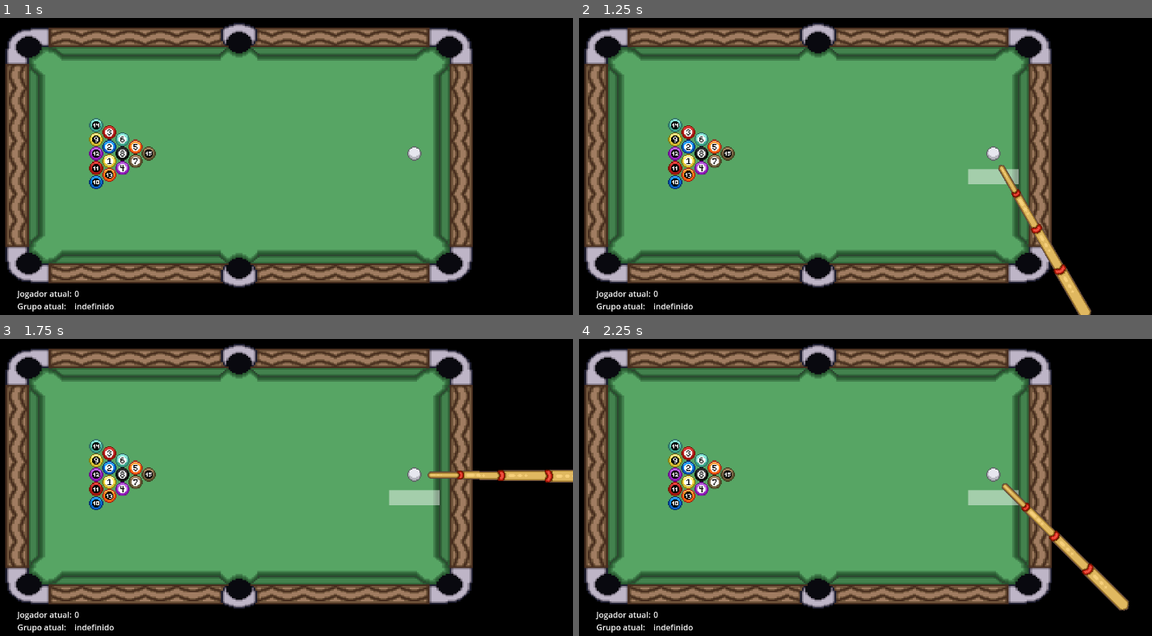
Above: before the commit, frames 1-4 (two rows, left to right).
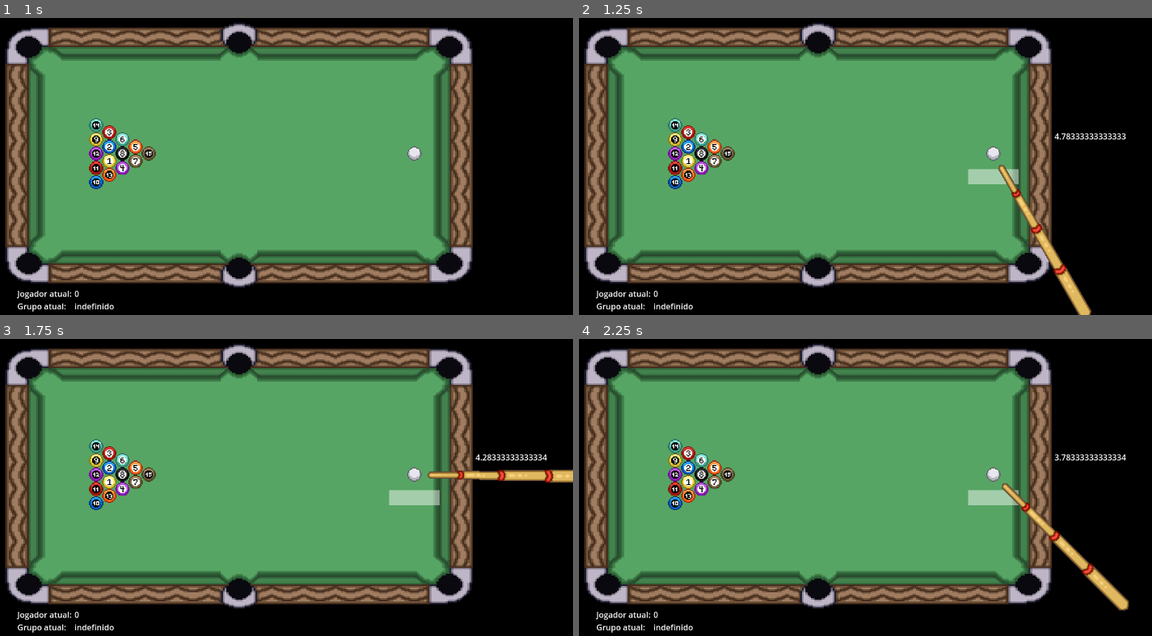
Above: after the commit, the same moments.

Repository: MathiasRLuz/Sinuca--8-Ball-Pool-
Game: Godot game, scene res://scenes/sinuca.tscn
Two runs of this game, one before a commit and one after it. Both use one fixed random seed, a clock stepped at 60 frames per second and the inputs below. This scene is started directly instead of the project's main scene. The engine's default icon, where the game draws it, is replaced by a stand-in: a white triangle on a blue panel in a dark square.
Inputs (mouse positions are in pixels of both pictures, inside the frame that each line leads up to):
- Up to frame 1 (1 s): tap Enter at 0.5 s; move the mouse to (389, 116) at 0.52 s; hold D (right) from 0.53 s (still down); hold E (interact) from 0.53 s (still down); click (389, 116) at 0.67 s; tap Space at 0.77 s
- Up to frame 2 (1.25 s): keep holding D (right); keep holding E (interact)
- Up to frame 3 (1.75 s): move the mouse to (120, 472) at 1.27 s; release D (right) at 1.28 s; release E (interact) at 1.28 s; hold S (down) from 1.28 s (still down); tap E (interact) at 1.35 s; tap Space at 1.52 s
- Up to frame 4 (2.25 s): tap Space at 2 s; move the mouse to (894, 374) at 2.02 s; release S (down) at 2.03 s; hold D (right) from 2.03 s (still down); hold E (interact) from 2.03 s (still down)

Frame 1 is identical in both runs. In frame 2, 0.2% of the frame differs, in the area x 82-96%, y 38-42%; in frame 3, 0.2%; in frame 4, 0.2%.

Commit message:
goblin power

Diff:
--- a/scenes/sinuca.tscn
+++ b/scenes/sinuca.tscn
@@ -12,7 +12,7 @@
 [ext_resource type="Texture2D" uid="uid://dqg6moc8b5dy5" path="res://assets/ball_8.png" id="10_uckew"]
 [ext_resource type="PackedScene" uid="uid://cbxv6x0cfc401" path="res://scenes/slime_power.tscn" id="11_bs7ja"]
 [ext_resource type="PackedScene" uid="uid://dubg246eeb30t" path="res://scenes/skeleton_power.tscn" id="12_0vwkq"]
-[ext_resource type="Shader" path="res://scenes/witch_power.gdshader" id="13_thsul"]
+[ext_resource type="Shader" path="res://shaders/witch_power.gdshader" id="13_thsul"]
 [ext_resource type="PackedScene" uid="uid://bskg6ucyryxht" path="res://scenes/golem_power.tscn" id="14_7rrfr"]
 
 [sub_resource type="StyleBoxFlat" id="StyleBoxFlat_yysmw"]
@@ -32,14 +32,14 @@
 
 [sub_resource type="ShaderMaterial" id="ShaderMaterial_jbkyi"]
 shader = ExtResource("13_thsul")
-shader_parameter/chaos = 500.0
+shader_parameter/chaos = 16.129
 shader_parameter/radius = 1.3
 shader_parameter/attenuation = 5.761
 
 [node name="Sinuca" type="Node" node_paths=PackedStringArray("skeletons")]
 script = ExtResource("1_4cjhd")
 ball_scene = ExtResource("2_g7l3x")
-current_enemy = 7
+current_enemy = 4
 skeletons = [NodePath("SkeletonPower"), NodePath("SkeletonPower2"), NodePath("SkeletonPower3")]
 force_first_player = 1
 
@@ -245,7 +245,19 @@
 visible = false
 position = Vector2(-3939, 138)
 
+[node name="GoblinTimer" type="Label" parent="."]
+visible = false
+z_index = 4
+offset_left = 931.0
+offset_top = 213.0
+offset_right = 1039.0
+offset_bottom = 236.0
+
+[node name="GoblinPower" type="Timer" parent="."]
+one_shot = true
+
 [connection signal="shoot" from="Taco" to="." method="_on_taco_shoot"]
+[connection signal="timeout" from="GoblinPower" to="." method="_on_goblin_power_timeout"]
 
 [editable path="SkeletonPower"]
 [editable path="SkeletonPower2"]
--- a/scripts/global_data.gd
+++ b/scripts/global_data.gd
@@ -28,7 +28,7 @@
 		EnemyDififultyVariables.crit6 : 1000,
 	},
 
-	Npcs.GOLEM : {
+	Npcs.GOBLIN : {
 		EnemyDififultyVariables.power_probability : 1,
 		EnemyDififultyVariables.force_scale : 1,
 		EnemyDififultyVariables.precision : 1,
--- a/scripts/main.gd
+++ b/scripts/main.gd
@@ -45,8 +45,10 @@
 var domovoy_ball_to_remove = null
 var domovoy_has_removed_ball := false
 var domovoy_removed_ball_last_position : Vector2
-
-var witch_power_activated : = false
+var witch_power_activated := false
+var goblin_power_activated := false
+var goblin_warning_time = 3
+var goblin_warned := false
 
 var waiting_timer := false
 
@@ -738,7 +740,12 @@
 		if bot_power_ready and current_enemy == GlobalData.Npcs.GOLEM:
 			bot_power_ready = false
 			golem_power()
-
+		# poder Goblin
+		if current_enemy == GlobalData.Npcs.GOBLIN:
+			goblin_power_activated = true
+			$GoblinPower.start(5)
+			goblin_warned = false
+			$GoblinTimer.visible = true
 		show_cue()
 
 func selecionar_numeros_aleatorios(qtd,max_num):
@@ -853,6 +860,11 @@
 
 # Called every frame. 'delta' is the elapsed time since the previous frame.
 func _process(_delta):
+	if goblin_power_activated:
+		$GoblinTimer.text = str($GoblinPower.time_left)
+		if $GoblinPower.time_left < goblin_warning_time and not goblin_warned:
+			print("Tempo acabando")
+			goblin_warned = true
 	if witch_power_activated:
 		$WitchPower.material.set_shader_parameter("chaos", randf_range(20,50))
 		$WitchPower.material.set_shader_parameter("attenuation", randf_range(5,15))
@@ -938,6 +950,11 @@
 	# definir força manualmente
 	#power = 80 *power.normalized()
 	cue_ball.apply_central_impulse(power)
+	# poder Goblin
+	if current_enemy == GlobalData.Npcs.GOBLIN:
+		$GoblinPower.stop()
+		goblin_power_activated = false
+		$GoblinTimer.visible = false
 
 func check_ball_path(destination,phantom_ball_position,parent = cue_ball):
 	# Posição inicial do ShapeCast (global position da bola branca)
@@ -1142,3 +1159,11 @@
 		elif (grupo_jogador == 2): #jogador no grupo das maiores, bot no grupo das menores
 			if bola < 8: return false
 			else: return true
+
+
+func _on_goblin_power_timeout() -> void:
+	print("Time Over")
+	$GoblinTimer.visible = false
+	hide_cue()
+	proximo_jogador()
+	inicia_vez()
Renamed: scenes/witch_power.gdshader -> shaders/witch_power.gdshader
